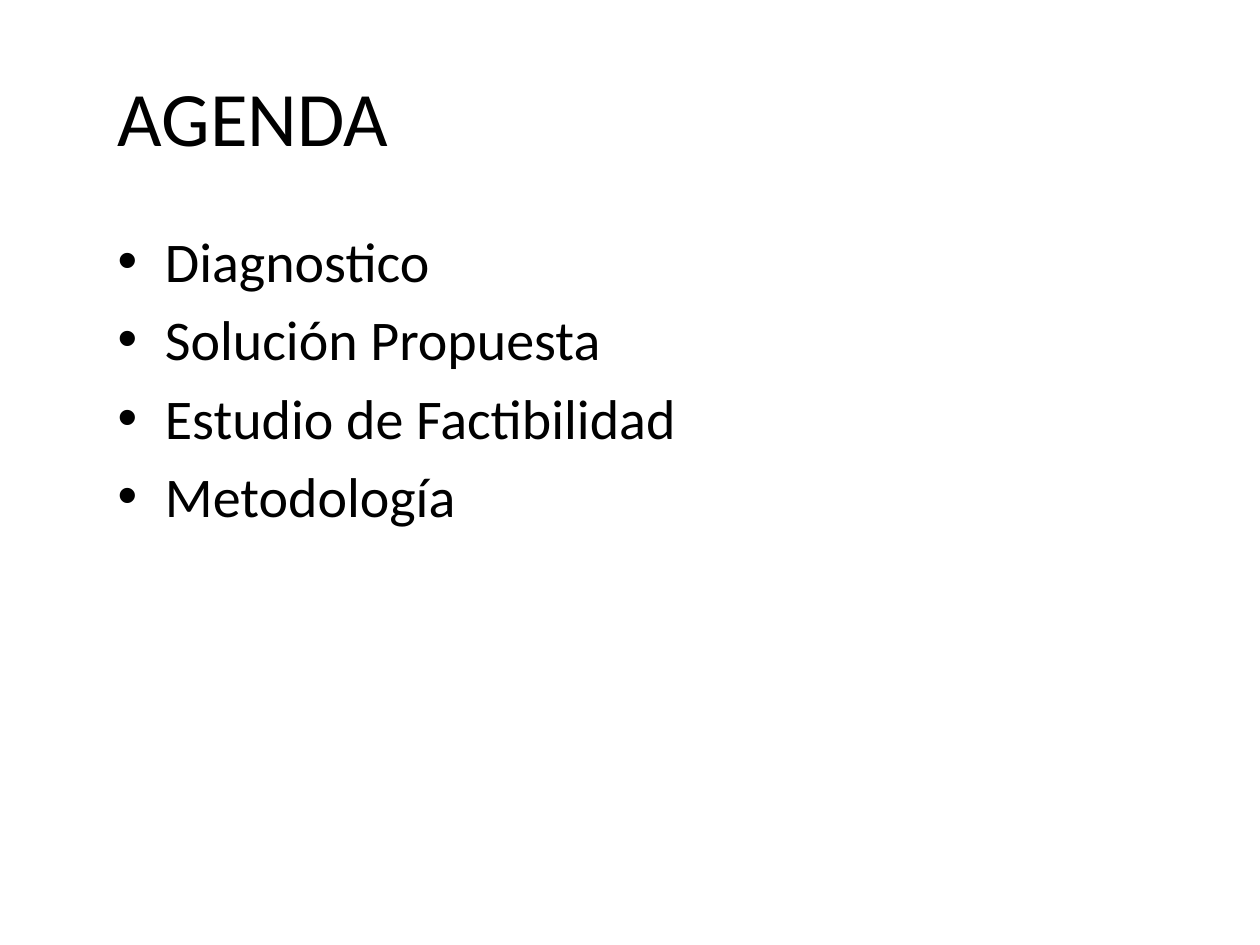
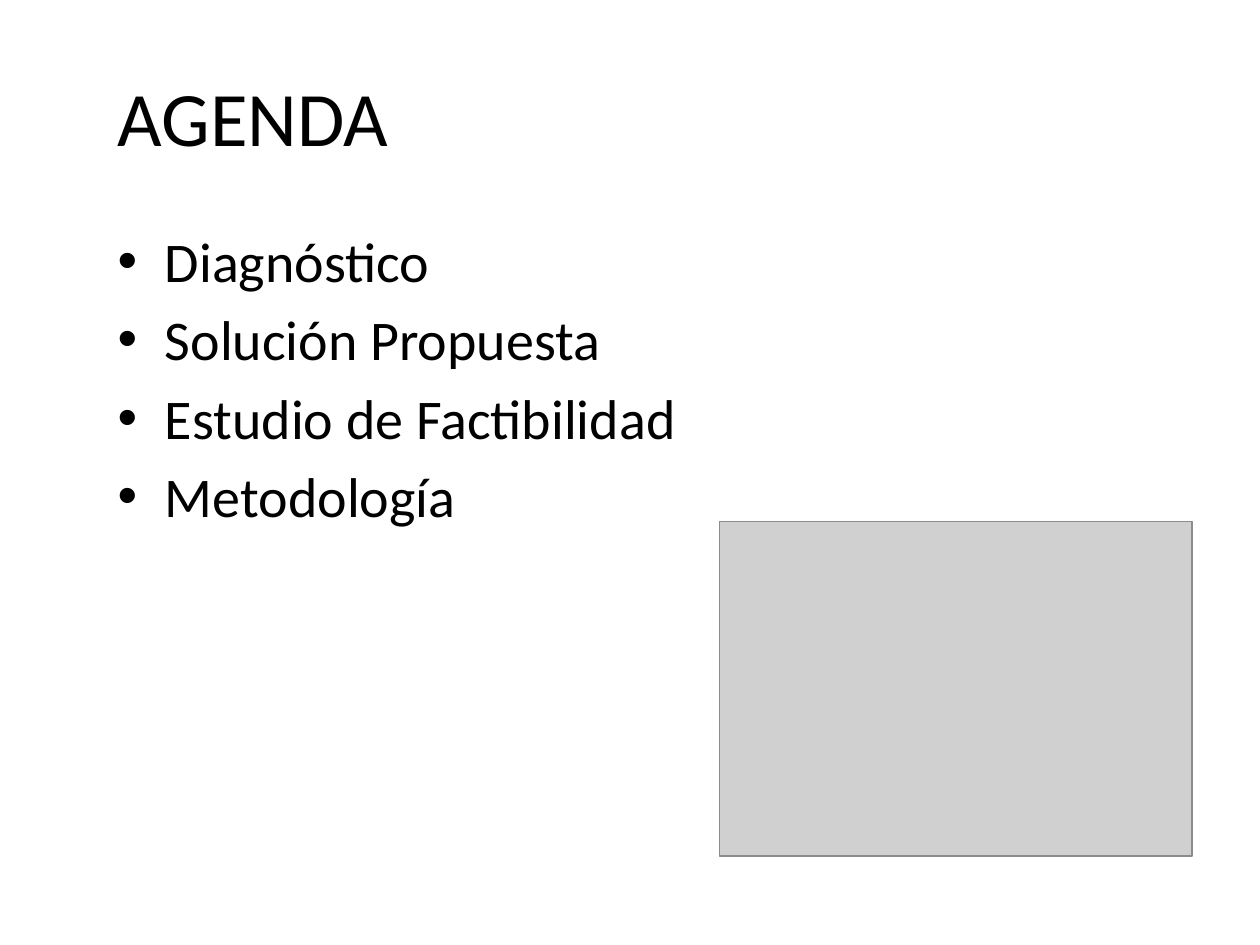
Before and after one commit to martinherr3/blpm, a slide deck: slide 3 of Docs/01-Relevamiento Inicial/Presentacion/PrimeraExposicion - Resumida.pptx. Drawn at 1260x945 pixels with LibreOffice and Linux fonts; fonts in the diff are those of the drawing; grey boxes stand for pictures; background and template pictures are left out. Boxes give left, top, right and bottom in pixels: in the first picture for what was removed or moved away, otherwise in the second. Text is boxed around its words. In the diff, an @@ line names an element or a change of style, - is before the commit and + after.

```diff
--- a/Docs/01-Relevamiento Inicial/Presentacion/PrimeraExposicion - Resumida.pptx
+++ b/Docs/01-Relevamiento Inicial/Presentacion/PrimeraExposicion - Resumida.pptx
@@ text at (165,243,430,292): text changed @@
-• Diagnostico
+• Diagnóstico
@@ picture added at (719,522,1192,857) @@
```
Also in this commit, not shown: 6 other slides changed, 6 slides added, 1 slide removed.
